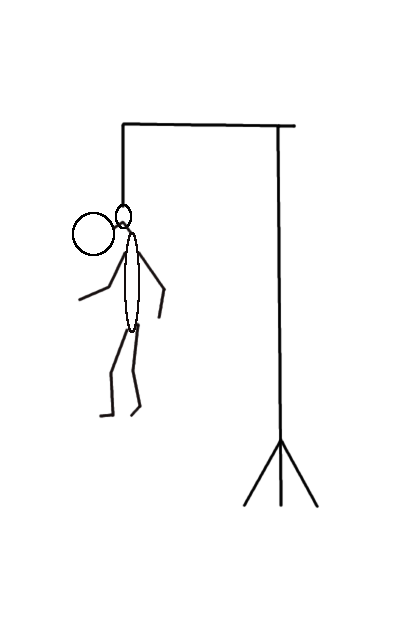
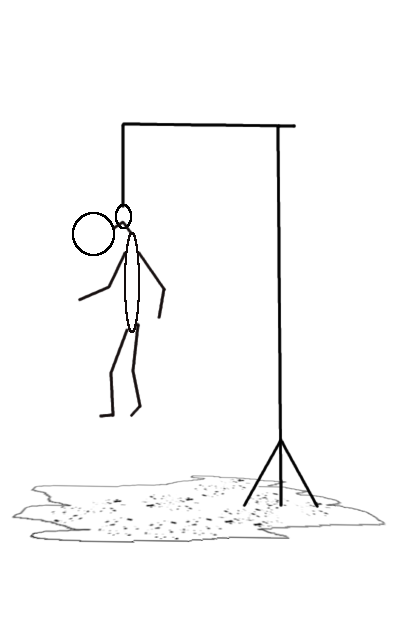
Revision of a layered 400 x 640 image; what changed, layer by layer:
added layer "Layer #0" above "Background" over [11, 475, 387, 543]
